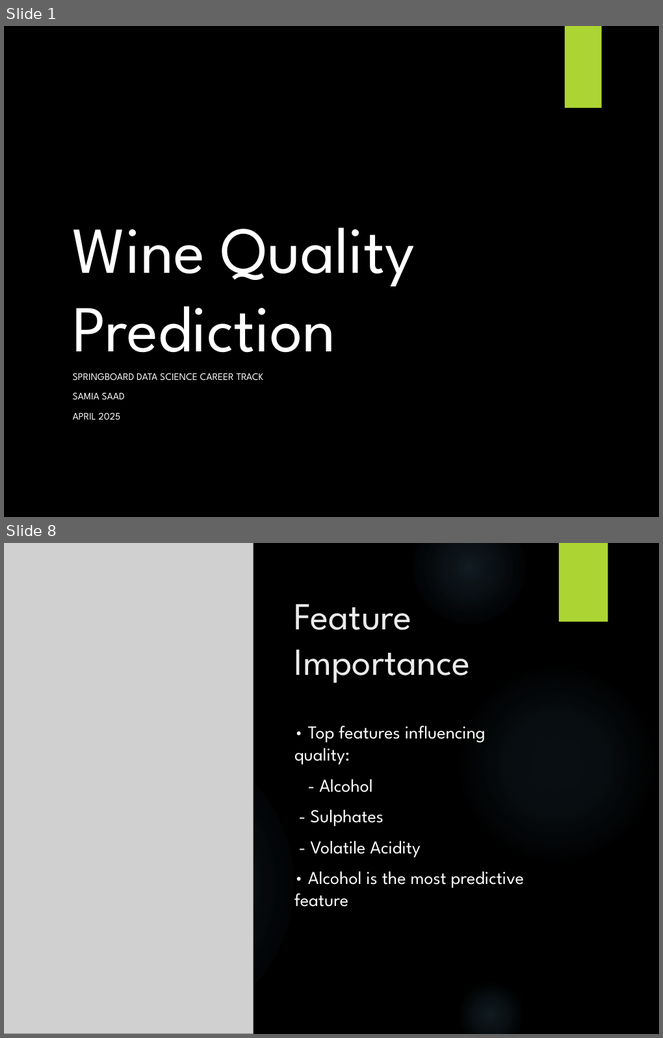
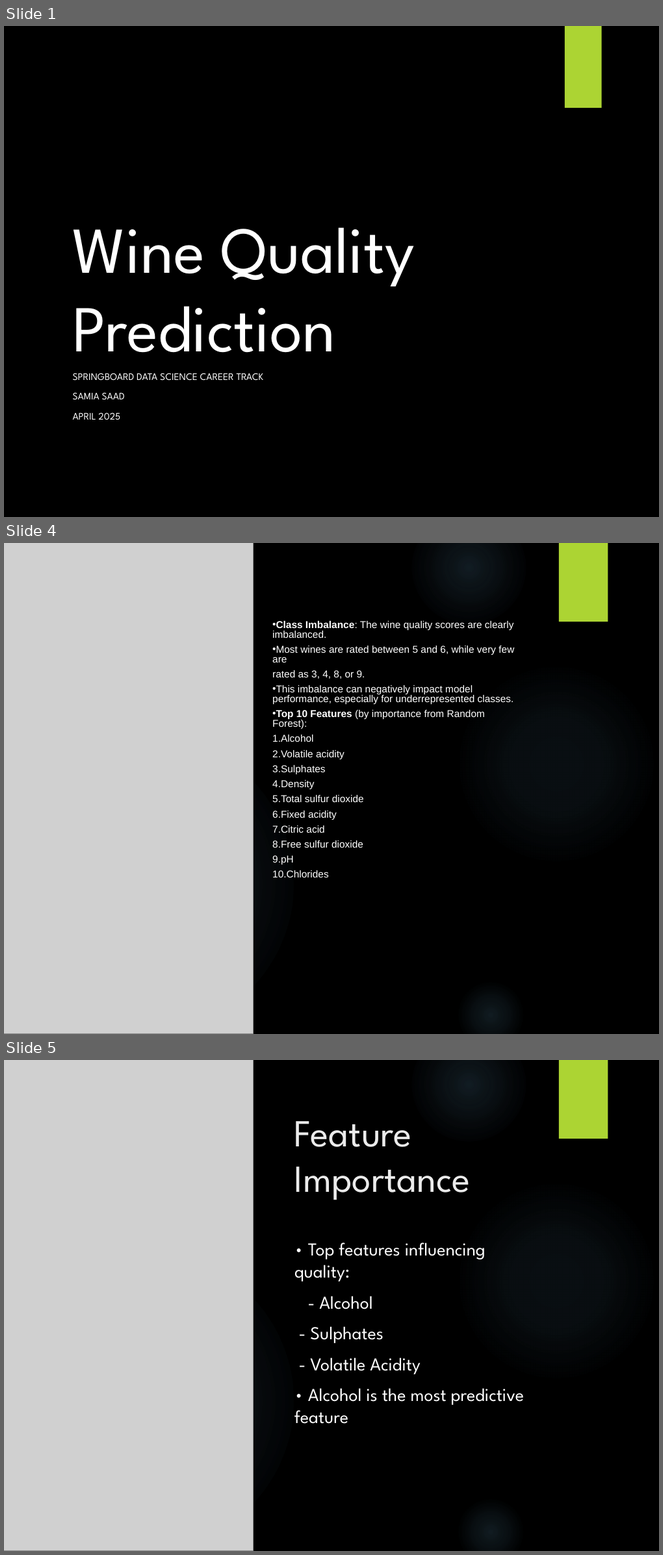
Before and after one commit to Samiafazal/springboard, a slide deck: wine+quality/Wine_Quality_Presentation.pptx. Shown one above the other, each under a label of ours: slides 1 and 8 before the commit, slides 1, 4 and 5 after it; the slides between them are not shown. The pictures are 663x1038 and 663x1555 pixels, drawn with LibreOffice and Linux fonts; fonts in the diff are those of the drawing; grey boxes stand for pictures; background and template pictures are left out. Boxes give left, top, right and bottom in pixels: in the first picture for what was removed or moved away, otherwise in the second. Text is boxed around its words. In the diff, an @@ line names an element or a change of style, - is before the commit and + after.

```diff
--- a/wine+quality/Wine_Quality_Presentation.pptx
+++ b/wine+quality/Wine_Quality_Presentation.pptx
@@ slide 4 added at bbox=[4, 543, 659, 1034], background picture (left out); not listed: 6 template elements that a slide beside it also shows @@
@@ picture added at bbox=[4, 543, 253, 1034] @@
@@ text added at bbox=[272, 621, 514, 878], 11 pt, text #FFFFFF @@
+• Class Imbalance: The wine quality scores are clearly imbalanced.
+• Most wines are rated between 5 and 6, while very few are
+rated as 3, 4, 8, or 9.
+• This imbalance can negatively impact model performance, especially for underrepresented classes.
+• Top 10 Features (by importance from Random Forest):
+1. Alcohol
+2. Volatile acidity
+3. Sulphates
+4. Density
+5. Total sulfur dioxide
+6. Fixed acidity
+7. Citric acid
+8. Free sulfur dioxide
+9. pH
+10. Chlorides
@@ what was slide 8 is now slide 5 @@
```
Also in this commit, not shown: 1 slide changed, 4 other slides added, 2 slides removed.
